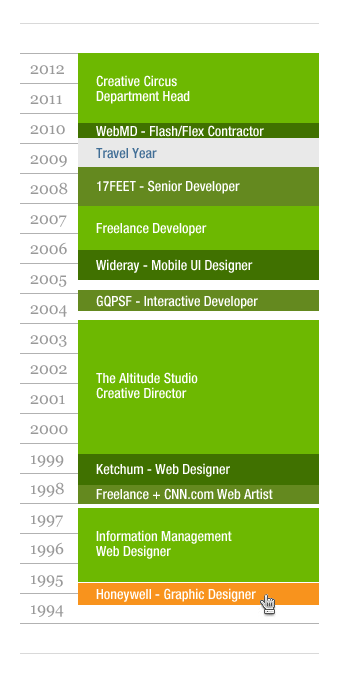
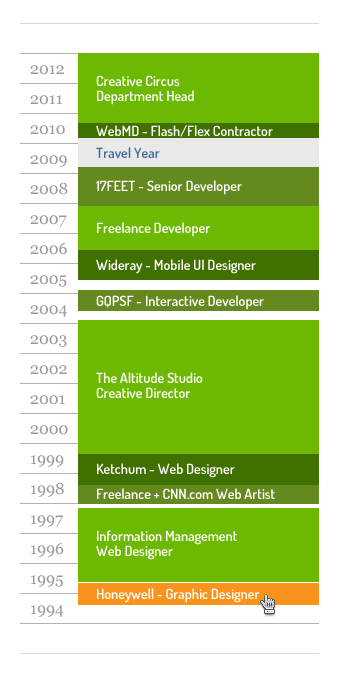
Layers edited between the first and the second (340, 700) image:
added group "career-graphic" with 31 layers above "Layer 1" over [96, 75, 275, 603]
moved "Group 1" into group "career-graphic" over [96, 75, 275, 603]
painted on "Creative Circus Department Head" over [96, 75, 194, 105]
painted on "WebMD - Flash/Flex Contractor" over [96, 125, 273, 137]
painted on "Travel Year" over [96, 147, 160, 159]
painted on "17FEET - Senior Developer" over [96, 180, 242, 195]
painted on "Freelance Developer" over [96, 222, 210, 237]
painted on "Wideray - Mobile UI Designer" over [96, 259, 256, 274]
painted on "GQPSF - Interactive Developer" over [96, 295, 264, 310]
painted on "The Altitude Studio Creative Director" over [96, 372, 203, 399]
painted on "Ketchum - Web Designer" over [96, 463, 235, 478]
painted on "Freelance + CNN.com Web Artist" over [96, 488, 275, 500]
painted on "Information Management Web Designer" over [96, 530, 237, 560]
painted on "Honeywell - Graphic Designer" over [96, 588, 260, 603]
moved "lines" into group "career-graphic" over [96, 75, 275, 603]
hid "Layer 1" over [96, 75, 275, 603]
